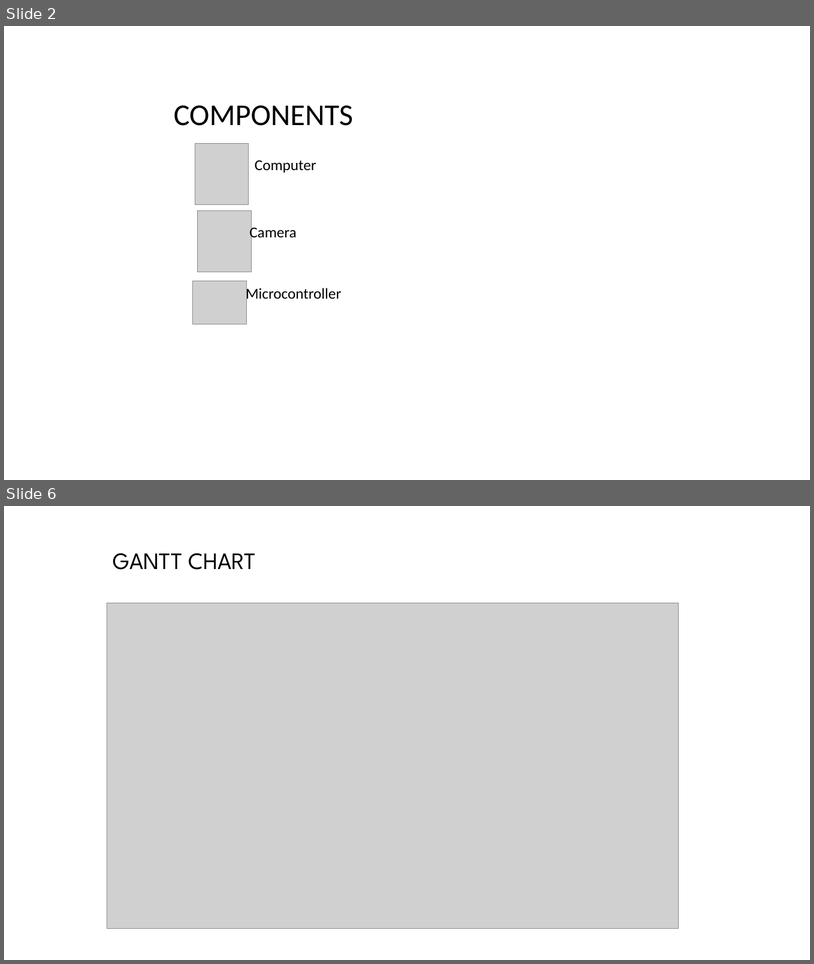
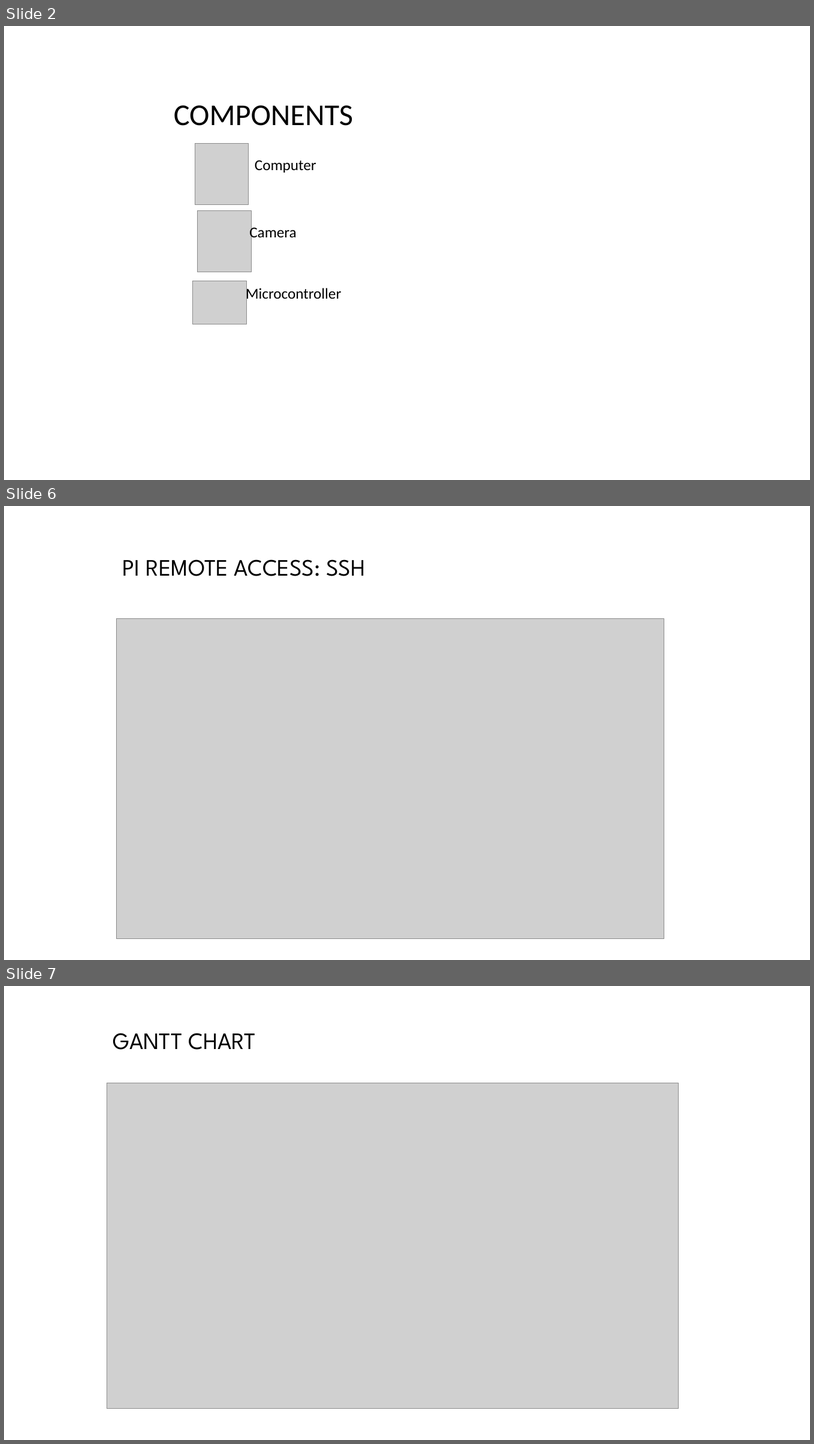
Before and after one commit to tapuzaman/cse299, a slide deck: Presentations/Security Buddy_1.ppt. Shown one above the other, each under a label of ours: slides 2 and 6 before the commit, slides 2, 6 and 7 after it; the slides between them are not shown. The pictures are 814x964 and 814x1444 pixels, drawn with LibreOffice and Linux fonts; fonts in the diff are those of the drawing; grey boxes stand for pictures; background and template pictures are left out. Boxes give left, top, right and bottom in pixels: in the first picture for what was removed or moved away, otherwise in the second. Text is boxed around its words. In the diff, an @@ line names an element or a change of style, - is before the commit and + after.

```diff
--- a/Presentations/Security Buddy_1.ppt
+++ b/Presentations/Security Buddy_1.ppt
@@ slide 6 added at (x1=4, y1=506, x2=810, y2=960), background picture (left out) @@
@@ title added at (x1=123, y1=559, x2=365, y2=576), 28 pt, text #000000 @@
+PI REMOTE ACCESS: SSH
@@ picture added at (x1=116, y1=618, x2=664, y2=938) @@
@@ what was slide 6 is now slide 7 @@
```
Also in this commit, not shown: 3 other slides added, 3 slides removed, 1 other file.
